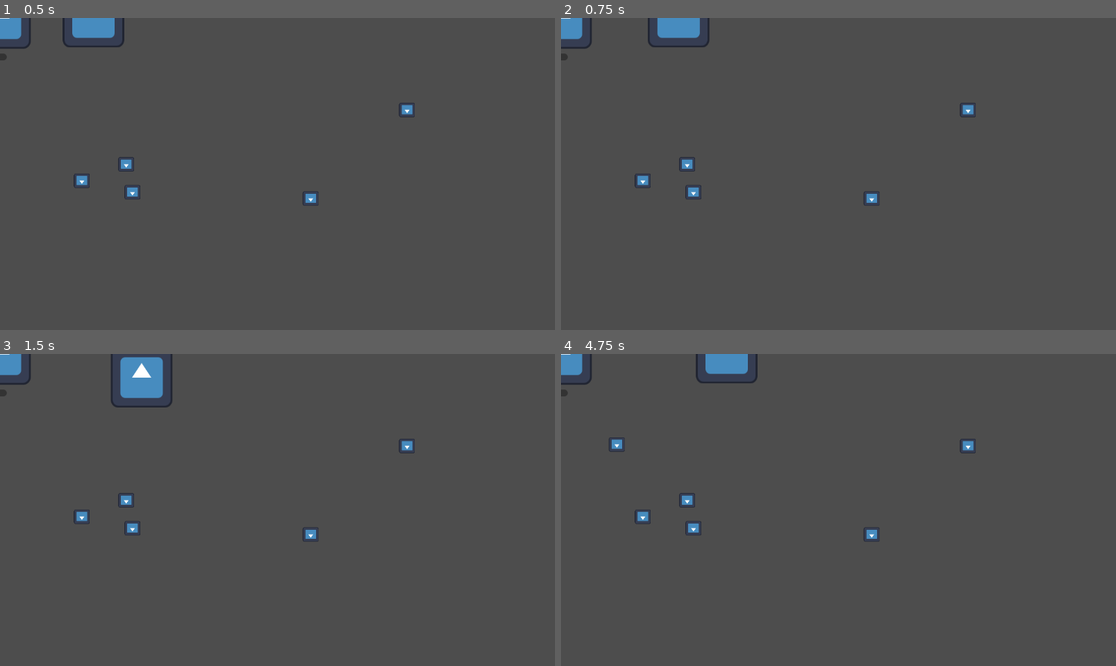
Above: before the commit, frames 1-4 (two rows, left to right).
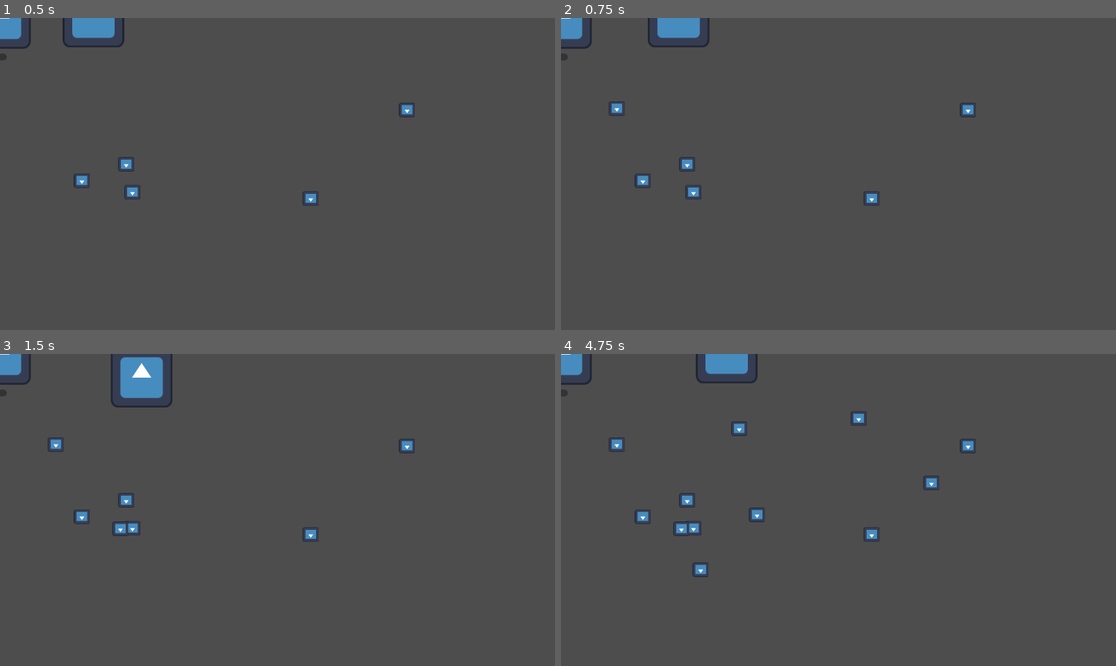
Above: after the commit, the same moments.

Repository: MenshikovMakxim/GodotGame1
Game: Godot game, scene res://main.tscn
Two runs of this game, one before a commit and one after it. Both use one fixed random seed, a clock stepped at 60 frames per second and the inputs below. The engine's default icon, where the game draws it, is replaced by a stand-in: a white triangle on a blue panel in a dark square.
Inputs:
- Up to frame 1 (0.5 s): no input
- Up to frame 2 (0.75 s): tap Enter at 0.5 s; hold Right from 0.53 s (still down)
- Up to frame 3 (1.5 s): tap Space at 1.25 s; release Right at 1.28 s; hold Down from 1.28 s (still down)
- Up to frame 4 (4.75 s): release Down at 2.03 s; hold Right 2.03-2.78 s; hold Up 2.78-3.53 s; hold Left from 3.53 s (still down); tap Enter at 4.25 s

Frame 1 is identical in both runs. In frame 2, less than 0.1% of the frame differs, in the area x 8-12%, y 26-32%; in frame 3, 0.2%; in frame 4, 0.5%, in the area x 20-69%, y 18-72%.

Commit message:
added score counter

Diff:
--- a/new-game-project/coin.gd
+++ b/new-game-project/coin.gd
@@ -2,6 +2,7 @@
 
 
 func _on_area_entered(area: Area2D) -> void:
-	print(area)
-	queue_free()
+	if area.name.begins_with("Hero2"):
+		self.get_parent().change_score(1)
+		queue_free()
 	pass # Replace with function body.
--- a/new-game-project/main.gd
+++ b/new-game-project/main.gd
@@ -1,5 +1,10 @@
 extends Node2D
 
+var score = 0
+
+func change_score(delta):
+	score+=delta
+	$score.text = str(score)
 
 func _on_check_button_button_down() -> void:
 	print("Hi!") # Replace with function body.
--- a/new-game-project/main.tscn
+++ b/new-game-project/main.tscn
@@ -20,7 +20,7 @@
 offset_bottom = 93.0
 
 [node name="Timer" type="Timer" parent="."]
-wait_time = 3.0
+wait_time = 0.664
 autostart = true
 
 [node name="Hero2" parent="." instance=ExtResource("3_h2yge")]
@@ -45,5 +45,11 @@
 [node name="Area2D6" parent="." instance=ExtResource("4_1bvp3")]
 position = Vector2(834, -51)
 
+[node name="score" type="Label" parent="."]
+offset_left = 174.0
+offset_top = 71.0
+offset_right = 214.0
+offset_bottom = 94.0
+
 [connection signal="button_down" from="CheckButton" to="." method="_on_check_button_button_down"]
 [connection signal="timeout" from="Timer" to="." method="_on_timer_timeout"]
